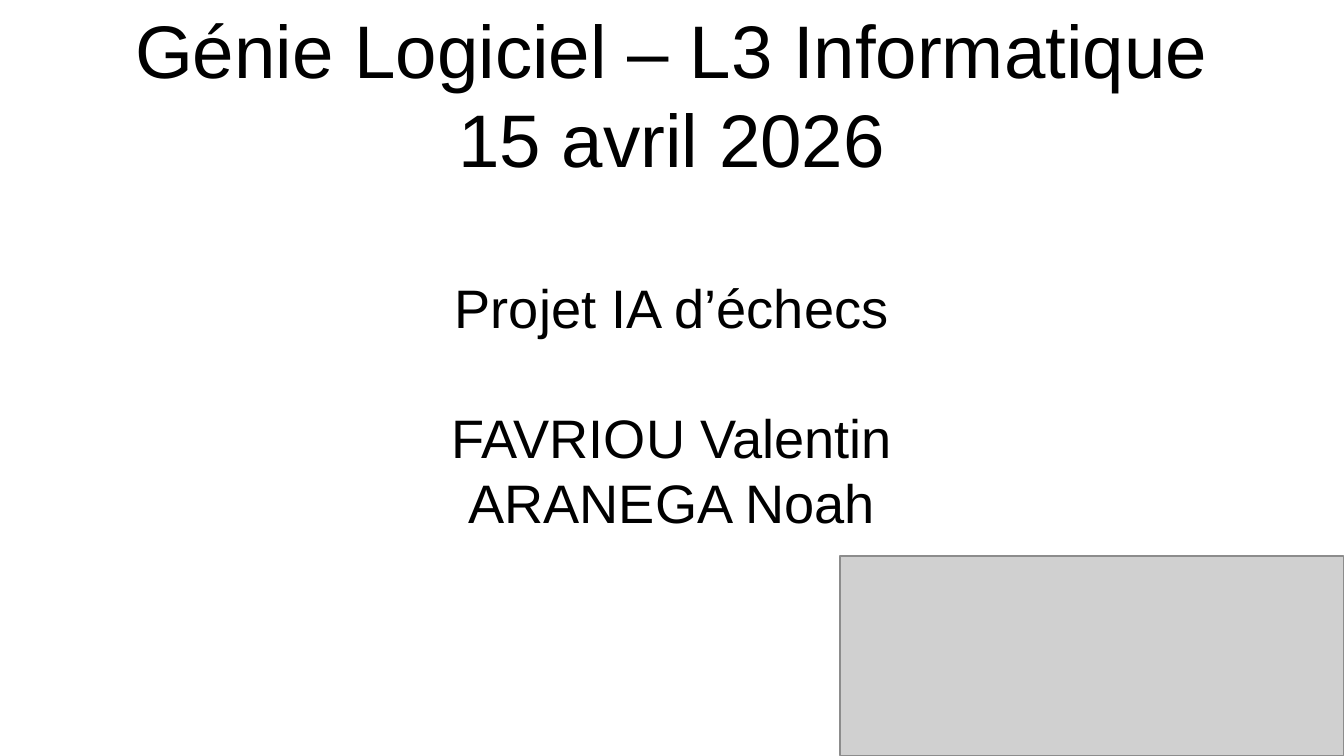
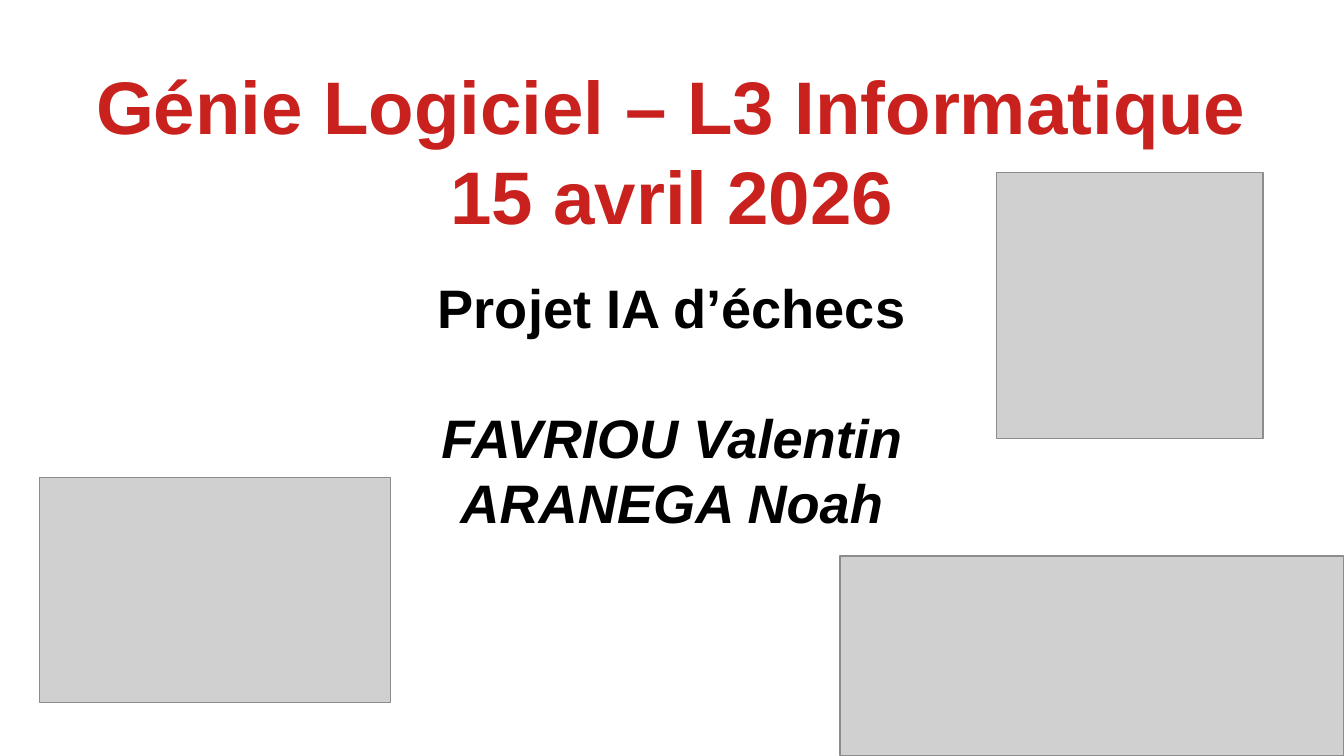
Before and after one commit to Noahrng/Projet_IA_Chess, a slide deck: slide 1 of diapo/projetIACHESS.odp. Drawn at 1344x756 pixels with LibreOffice and Linux fonts; fonts in the diff are those of the drawing; grey boxes stand for pictures. Boxes give left, top, right and bottom in pixels: in the first picture for what was removed or moved away, otherwise in the second. Text is boxed around its words. In the diff, an @@ line names an element or a change of style, - is before the commit and + after.

```diff
--- a/diapo/projetIACHESS.odp
+++ b/diapo/projetIACHESS.odp
@@ title "Génie Logiciel – L3 Informatique ...": place and size @@
-title "Génie Logiciel – L3 Informatique ..." at <box>135,23,1207,168</box>
+title "Génie Logiciel – L3 Informatique ..." at <box>96,79,1246,225</box>
@@ title "Génie Logiciel – L3 Informatique ..." at <box>96,79,1246,225</box>: text colour #000000 to #C9211E, bold on @@
@@ picture added at <box>996,172,1264,439</box> @@
@@ subtitle "Projet IA d’échecs" at <box>438,288,905,524</box>: bold on; italic on in "FAVRIOU Valentin", "ARANEGA Noah" @@
@@ picture added at <box>40,478,391,704</box> @@
```
Also in this commit, not shown: 5 other slides changed, 2 slides added, 4 slides removed, 1 other file.
